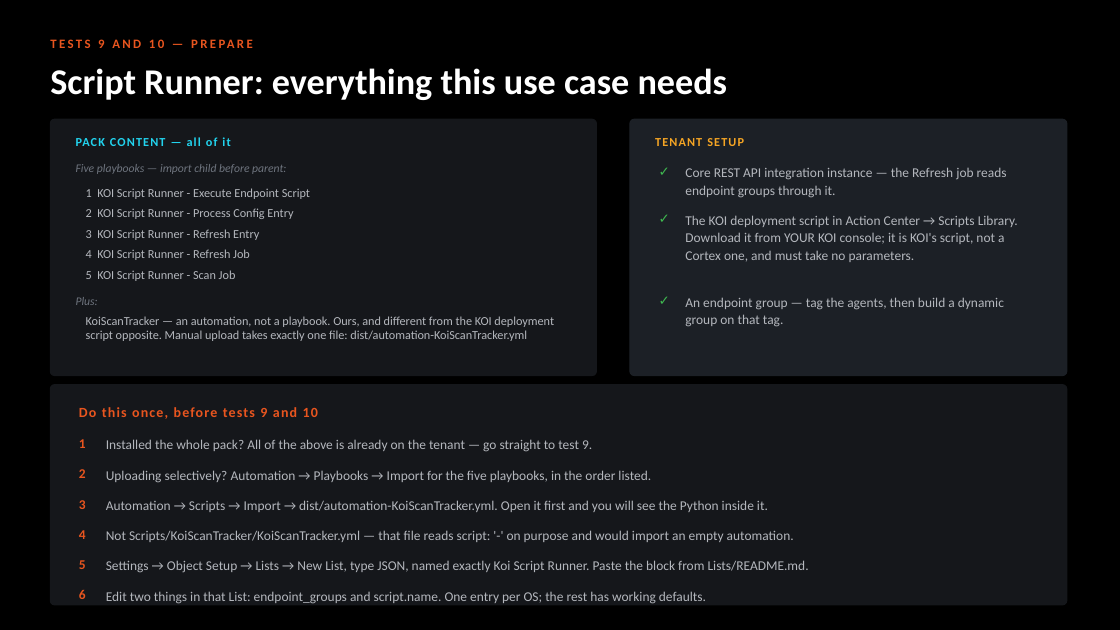
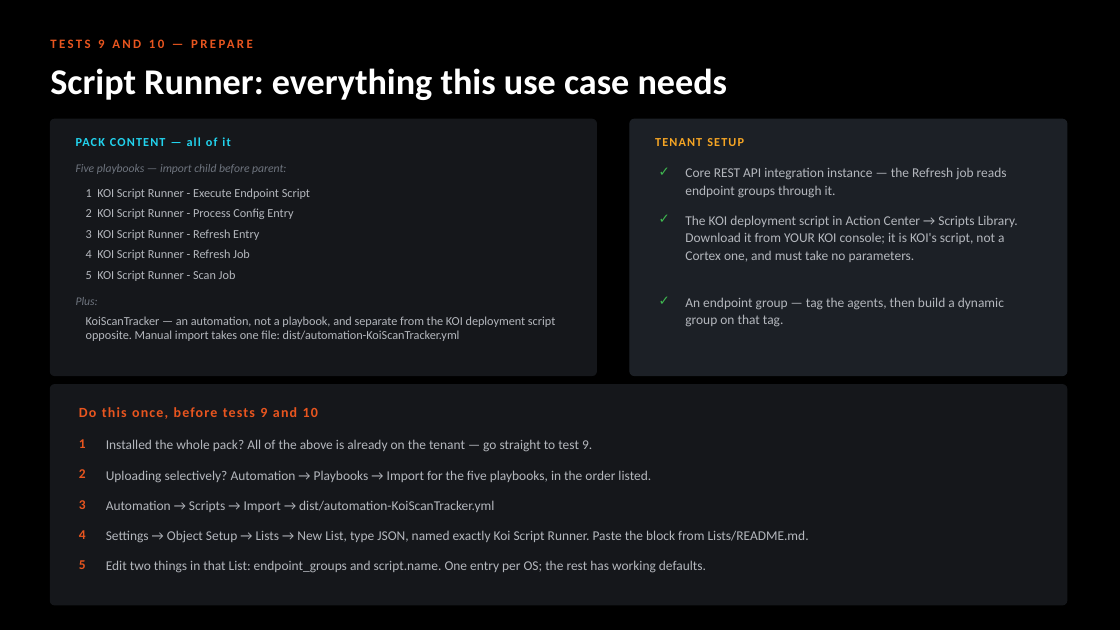
Before and after one commit to ayman-m/koi-xsiam-pack, a slide deck: slide 15 of docs/KOI_Content_Pack_Test_Guide.pptx. Drawn at 1120x630 pixels with LibreOffice and Linux fonts; fonts in the diff are those of the drawing. Boxes give left, top, right and bottom in pixels: in the first picture for what was removed or moved away, otherwise in the second. Text is boxed around its words. In the diff, an @@ line names an element or a change of style, - is before the commit and + after.

```diff
--- a/docs/KOI_Content_Pack_Test_Guide.pptx
+++ b/docs/KOI_Content_Pack_Test_Guide.pptx
@@ text at bbox=[86, 316, 555, 341]: text changed @@
-KoiScanTracker — an automation, not a playbook. Ours, and different from the KOI deployment script opposite. Manual upload takes exactly one file: dist/automation-KoiScanTracker.yml
+KoiScanTracker — an automation, not a playbook, and separate from the KOI deployment script opposite. Manual import takes one file: dist/automation-KoiScanTracker.yml
@@ text at bbox=[106, 500, 494, 512]: text changed @@
-Automation → Scripts → Import → dist/automation-KoiScanTracker.yml. Open it first and you will see the Python inside it.
+Automation → Scripts → Import → dist/automation-KoiScanTracker.yml
@@ text "Settings → Object Setup → ...": place and size @@
-text "Settings → Object Setup → ..." at bbox=[106, 560, 809, 573]
+text "Settings → Object Setup → ..." at bbox=[106, 530, 809, 543]
@@ text removed at bbox=[106, 530, 794, 542] @@
-Not Scripts/KoiScanTracker/KoiScanTracker.yml — that file reads script: '-' on purpose and would import an empty automation.
@@ text "Edit two things in that ...": place and size @@
-text "Edit two things in that ..." at bbox=[106, 591, 706, 604]
+text "Edit two things in that ..." at bbox=[106, 560, 706, 573]
@@ text removed at bbox=[79, 590, 86, 599] @@
-6
```
Also in this commit, not shown: 5 other files.
